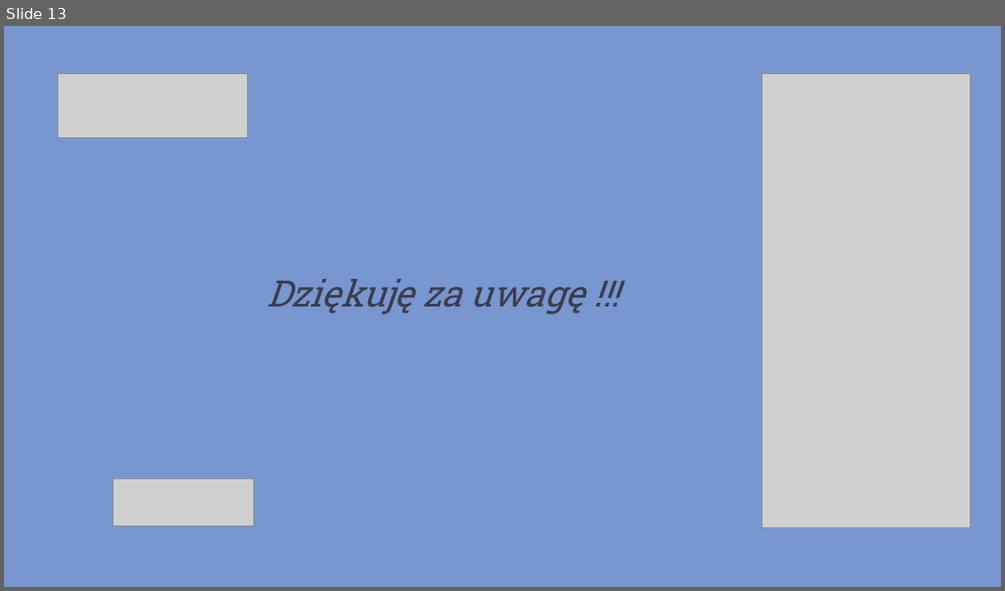
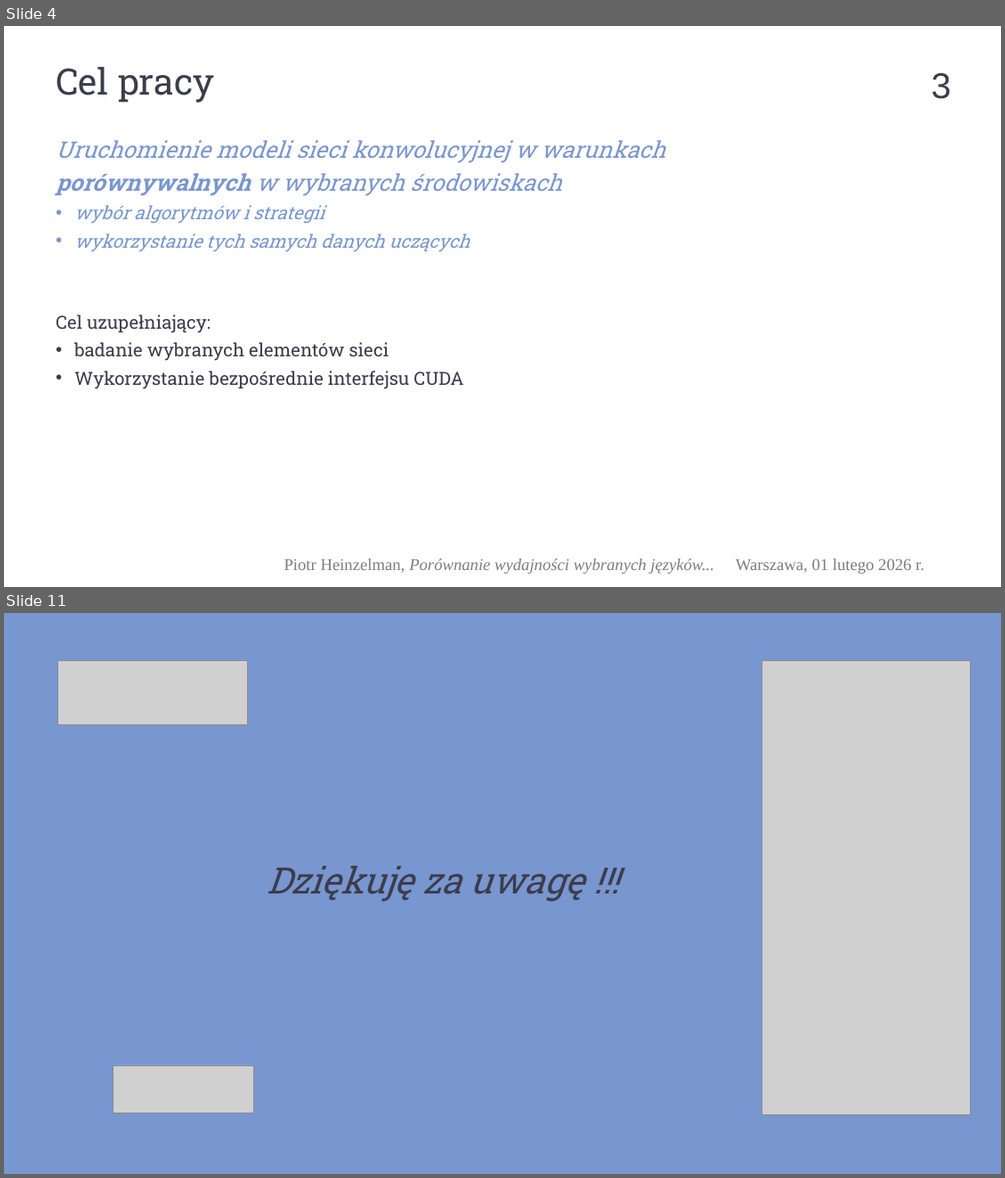
Before and after one commit to piotrHeinzelman/inz, a slide deck: _Prezentacja_/PD_203 Prezentacja_obrona_pracy.pptx. Shown one above the other, each under a label of ours: slide 13 before the commit, slides 4 and 11 after it; the slides between them are not shown. The pictures are 1005x591 and 1005x1178 pixels, drawn with LibreOffice and Linux fonts; fonts in the diff are those of the drawing; grey boxes stand for pictures; background and template pictures are left out. Boxes give left, top, right and bottom in pixels: in the first picture for what was removed or moved away, otherwise in the second. Text is boxed around its words. In the diff, an @@ line names an element or a change of style, - is before the commit and + after.

```diff
--- a/_Prezentacja_/PD_203 Prezentacja_obrona_pracy.pptx
+++ b/_Prezentacja_/PD_203 Prezentacja_obrona_pracy.pptx
@@ slide 4 added at <box>4,26,1001,587</box>, background #FFFFFF @@
@@ text added at <box>56,67,214,103</box>, 70 pt, text #3C3C4C @@
+Cel pracy
@@ page number added at <box>931,73,951,99</box>, 69 pt, text #3C3C4C @@
+3
@@ text added at <box>56,140,665,389</box>, 35 pt, text #7896CF, italic @@
+Uruchomienie modeli sieci konwolucyjnej w warunkach porównywalnych w wybranych środowiskach
+• wybór algorytmów i strategii
+• wykorzystanie tych samych danych uczących
+Cel uzupełniający:
+• badanie wybranych elementów sieci
+• Wykorzystanie bezpośrednie interfejsu CUDA
@@ text added at <box>284,558,714,573</box>, 32 pt, text #7D7D7D, italic @@
+Piotr Heinzelman, Porównanie wydajności wybranych języków...
@@ text added at <box>736,558,924,573</box>, 32 pt, text #7D7D7D @@
+Warszawa, 01 lutego 2026 r.
@@ what was slide 13 is now slide 11 @@
```
Also in this commit, not shown: 3 slides changed, 6 other slides added, 9 slides removed, 19 other files.
